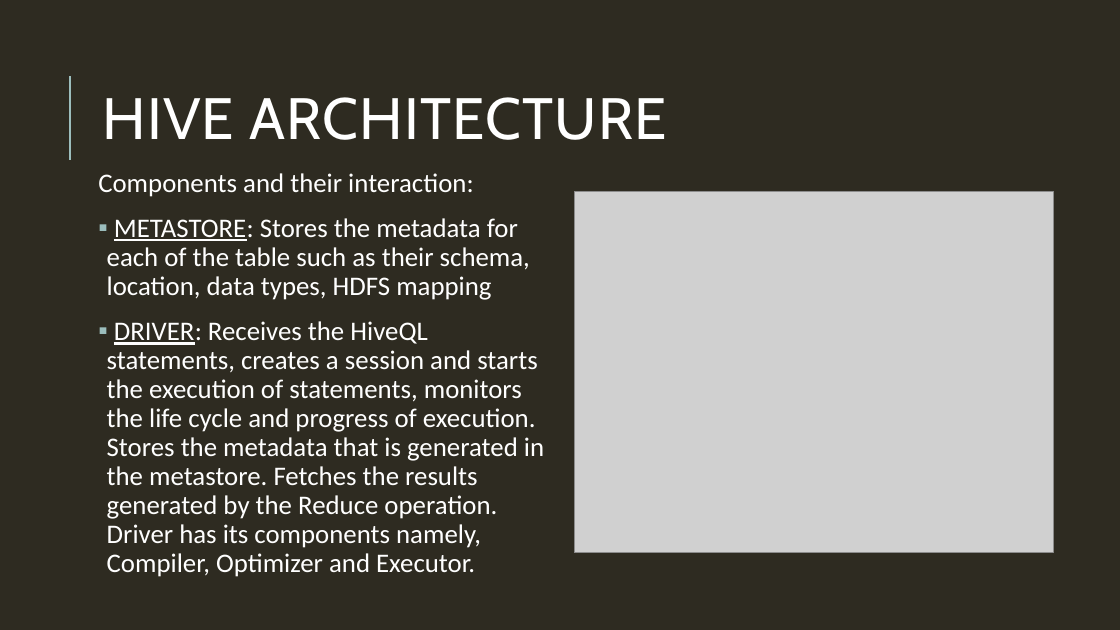
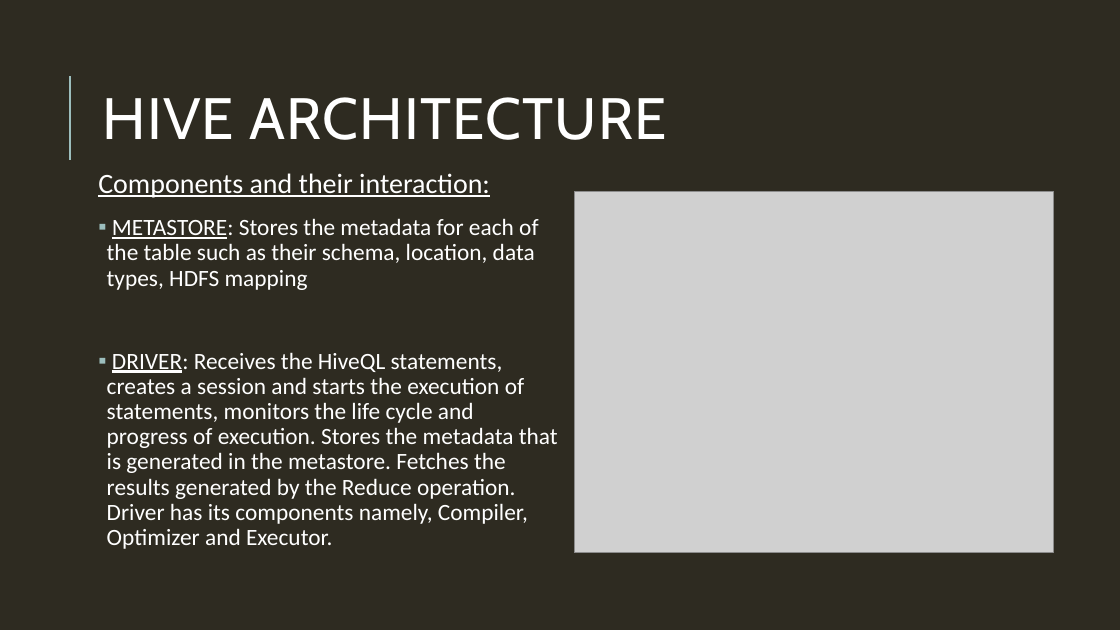
Before and after one commit to Tapadyuti1991/Hadoop-Ecosystem, a slide deck: slide 4 of Introduction to Hive.pptx. Drawn at 1120x630 pixels with LibreOffice and Linux fonts; fonts in the diff are those of the drawing; grey boxes stand for pictures. Boxes give left, top, right and bottom in pixels: in the first picture for what was removed or moved away, otherwise in the second. Text is boxed around its words. In the diff, an @@ line names an element or a change of style, - is before the commit and + after.

```diff
--- a/Introduction to Hive.pptx
+++ b/Introduction to Hive.pptx
@@ text "Components and their interaction:" at [98, 173, 558, 549]: size 23 to 24 pt, underline on in "Components and their interaction:"; size 23 to 20 pt @@
```
Also in this commit, not shown: 2 other slides changed, 8 slides added, 1 slide removed, 1 other file.
